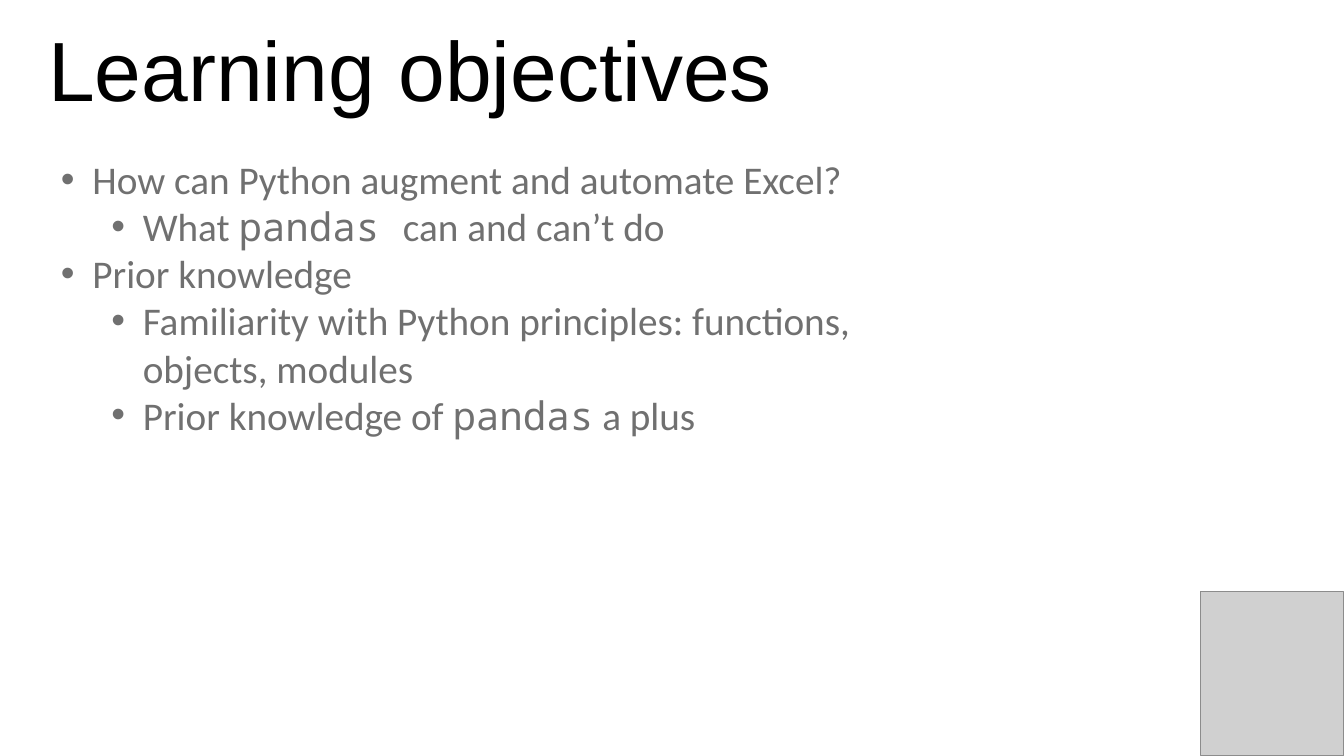
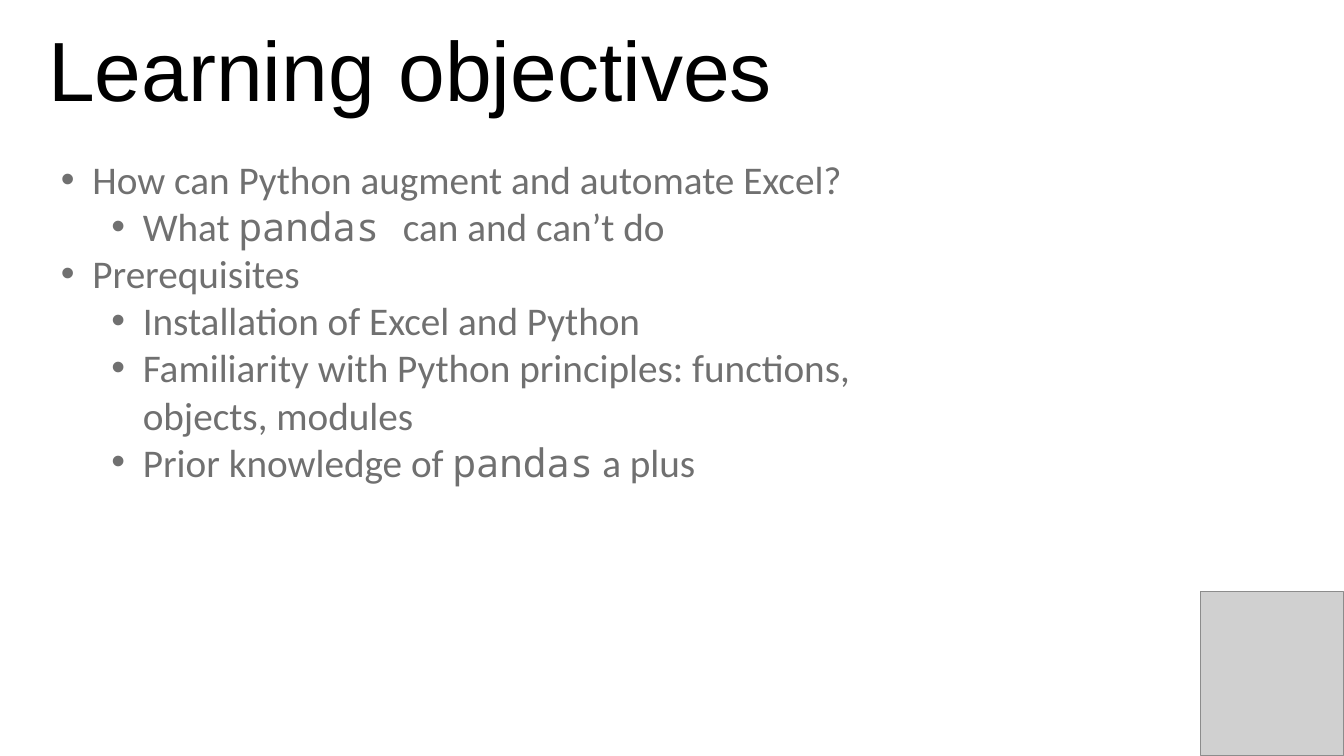
Before and after one commit to stringfestdata/edna-ess-nov-2021, a slide deck: slide 2 of python-for-excel-ess.pptx (slide 3 before the commit). Drawn at 1344x756 pixels with LibreOffice and Linux fonts; fonts in the diff are those of the drawing; grey boxes stand for pictures. Boxes give left, top, right and bottom in pixels: in the first picture for what was removed or moved away, otherwise in the second. Text is boxed around its words. In the diff, an @@ line names an element or a change of style, - is before the commit and + after.

```diff
--- a/python-for-excel-ess.pptx
+++ b/python-for-excel-ess.pptx
@@ text at [92,261,640,342]: text changed @@
-• Prior knowledge
+• Prerequisites
+  • Installation of Excel and Python
```
Also in this commit, not shown: 3 other slides changed, 2 slides added, 3 slides removed, 6 other files.
